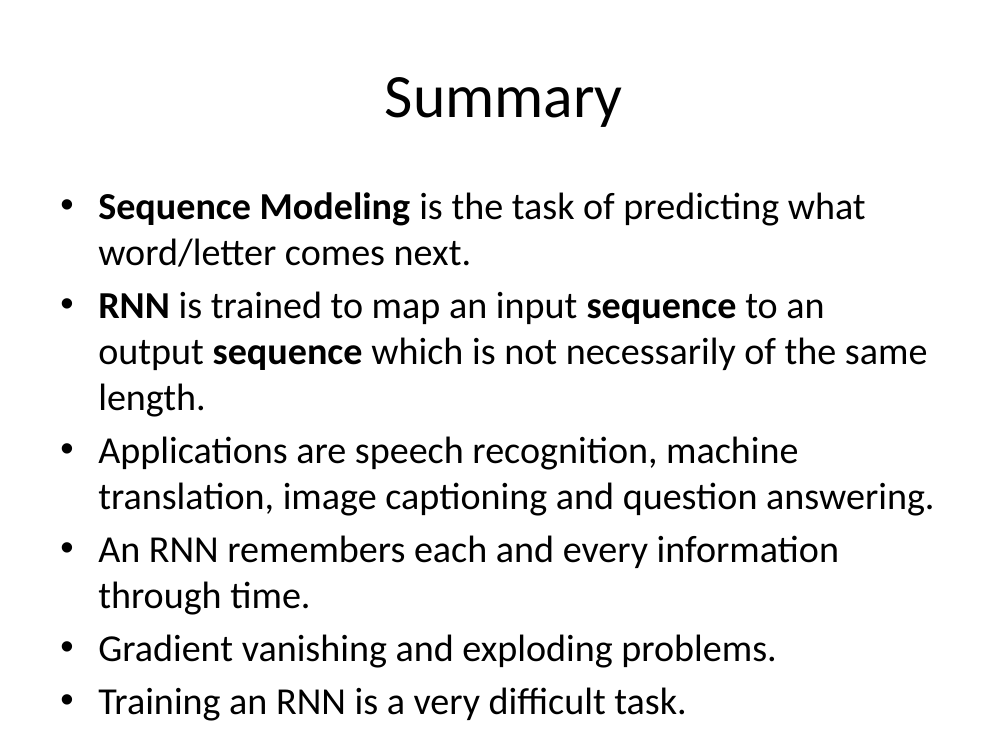
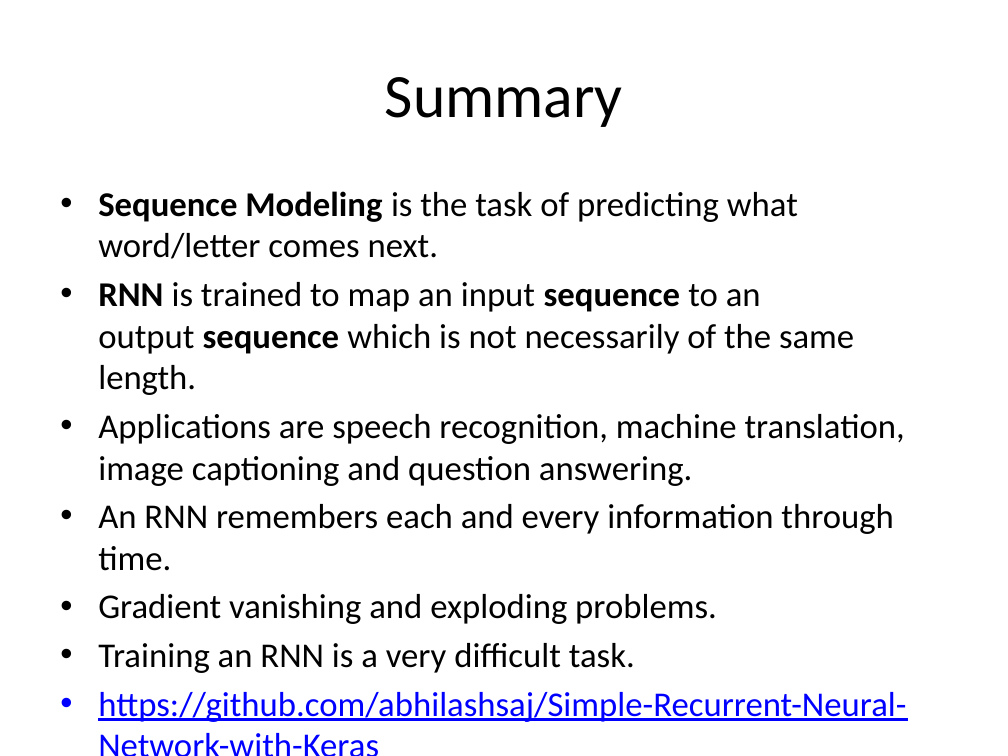
Before and after one commit to abhilashsaj/Simple-Recurrent-Neural-Network-with-Keras, a slide deck: slide 25 of Recurrent Neural Networks.pptx (slide 24 before the commit). Drawn at 1008x756 pixels with LibreOffice and Linux fonts; fonts in the diff are those of the drawing. Boxes give left, top, right and bottom in pixels: in the first picture for what was removed or moved away, otherwise in the second. Text is boxed around its words. In the diff, an @@ line names an element or a change of style, - is before the commit and + after.

Commit message:
code

```diff
--- a/Recurrent Neural Networks.pptx
+++ b/Recurrent Neural Networks.pptx
@@ text at bbox=[98, 191, 905, 673]: size 27.2 to 24.8 pt in "Sequence Modeling is the task of predicting ...", "RNN is trained to map an input ...", "Applications are speech recognition, machine translation, im ...", "An RNN remembers each and every information ..." and 2 more places @@
@@ text at bbox=[98, 692, 906, 722]: paragraph added @@
+• https://github.com/abhilashsaj/Simple-Recurrent-Neural-Network-with-Keras
```
Also in this commit, not shown: 1 slide added.
